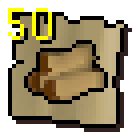
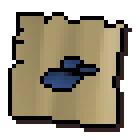
The second 140px x 140px image is a revision of the first. Changes to its layers:
showed "Layer 3" over bbox(12, 36, 20, 40)
added layer "Layer 171" above "Layer 148" over bbox(24, 24, 108, 104)
hid "Layer 163" over bbox(8, 8, 108, 104)
showed "Layer 26" over bbox(8, 12, 108, 104)
